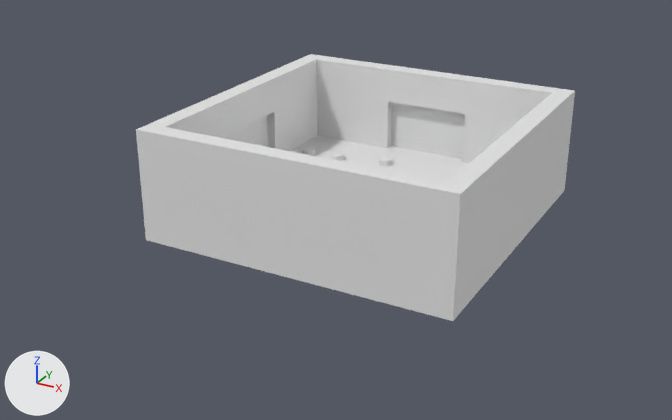
Before and after pictures for a commit that changed the Blender file Resources/levels/stage.blend.
One viewpoint serves both versions: a 50 mm lens placed at (210.0, -419.0, 202.0), pointed at (-10.0, -17.0, 2.0). Every picture has the same lights, and +X, +Y and +Z are marked at lower left.

Script lines for the objects in view, before the commit:
```python
ob_地面 = bpy.data.objects.new('地面', me_立方体_004)
ob_地面.location = (0.0, 0.0, 0.0)
ob_地面.scale = (85.0, 85.0, 5.0)
ob_立方体 = bpy.data.objects.new('立方体', me_立方体)
ob_立方体.location = (-80.0, 55.0, 30.0)
ob_立方体.scale = (5.0, 30.0, 25.0)
ob_立方体_002 = bpy.data.objects.new('立方体.002', me_立方体_002)
ob_立方体_002.location = (-50.0, -80.0, 30.0)
ob_立方体_002.scale = (25.0, 5.0, 25.0)
ob_立方体_003 = bpy.data.objects.new('立方体.003', me_立方体_003)
ob_立方体_003.location = (80.0, -55.0, 30.0)
ob_立方体_003.scale = (5.0, 30.0, 25.0)
ob_立方体_004 = bpy.data.objects.new('立方体.004', me_立方体_011)
ob_立方体_004.location = (50.0, 80.0, 30.0)
ob_立方体_004.scale = (25.0, 5.0, 25.0)
ob_立方体_005 = bpy.data.objects.new('立方体.005', me_立方体_005)
ob_立方体_005.location = (-80.0, -55.0, 30.0)
ob_立方体_005.scale = (5.0, 30.0, 25.0)
ob_立方体_007 = bpy.data.objects.new('立方体.007', me_立方体_009)
ob_立方体_007.location = (50.0, -80.0, 30.0)
ob_立方体_007.scale = (25.0, 5.0, 25.0)
ob_立方体_008 = bpy.data.objects.new('立方体.008', me_立方体_010)
ob_立方体_008.location = (80.0, 55.0, 30.0)
ob_立方体_008.scale = (5.0, 30.0, 25.0)
ob_立方体_016 = bpy.data.objects.new('立方体.016', me_立方体_006)
ob_立方体_016.location = (-80.0, 0.0, 45.0)
ob_立方体_016.scale = (5.0, 25.0, 10.0)
# also in view: '立方体.019' at (0.0, 80.0, 45.0); '立方体.021' at (-82.0, 0.0, 20.0); '立方体.012' at (-50.0, 80.0, 30.0); '立方体.023' at (0.0, -82.0, 20.0); '立方体.018' at (0.0, -80.0, 45.0)
```
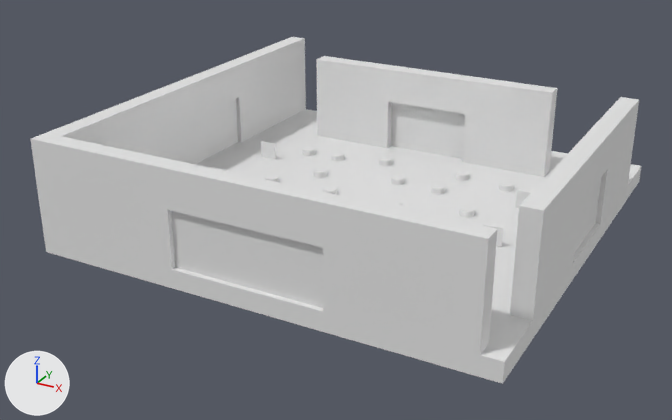
Where the change shows, as pixel boxes (x1, y1, x2, y2) in the pictures (672 x 420 px):
'地面', rescaled (41% wider, 48% taller)
    before: (144, 136, 566, 321)
    after: (44, 109, 641, 384)
'立方体.007', moved, rescaled (53% wider, 20% taller)
    before: (332, 162, 446, 296)
    after: (323, 194, 498, 355)
'立方体.002', moved, rescaled (35% wider, 11% taller)
    before: (152, 127, 249, 247)
    after: (46, 136, 177, 269)
'立方体.003', moved
    before: (433, 147, 509, 301)
    after: (510, 159, 585, 321)
'立方体.023', moved, rescaled (63% wider, 21% taller)
    before: (239, 190, 332, 270)
    after: (171, 211, 323, 308)
'立方体.018', moved, rescaled (61% wider, 29% taller)
    before: (238, 143, 343, 210)
    after: (164, 161, 334, 248)
'立方体.005', moved, rescaled (44% wider, 11% taller)
    before: (136, 98, 225, 226)
    after: (30, 96, 159, 238)
'立方体', moved, rescaled (27% wider, 9% taller)
    before: (260, 54, 323, 151)
    after: (226, 37, 306, 143)
'立方体.008', moved
    before: (524, 88, 575, 210)
    after: (592, 97, 639, 224)
'立方体.016', moved, rescaled (52% wider, 18% taller)
    before: (210, 76, 274, 136)
    after: (141, 63, 239, 134)
'立方体.017', moved
    before: (489, 117, 542, 190)
    after: (563, 128, 612, 204)
'立方体.020', moved
    before: (502, 158, 539, 247)
    after: (574, 178, 601, 253)
'立方体.021', unchanged, uncovered by the edit
    before: (225, 116, 268, 147)
    after: (157, 99, 238, 164)

The change, as a diff of the scene's bpy script:
```diff
--- a/Resources/levels/stage.blend.py
+++ b/Resources/levels/stage.blend.py
@@ ob_立方体 @@
 ob_立方体 = bpy.data.objects.new('立方体', me_立方体)
-ob_立方体.location = (-80.0, 55.0, 30.0)
-ob_立方体.scale = (5.0, 30.0, 25.0)
+ob_立方体.location = (-115.0, 80.0, 30.0)
+ob_立方体.scale = (5.0, 40.0, 25.0)
@@ ob_立方体_002 @@
 ob_立方体_002 = bpy.data.objects.new('立方体.002', me_立方体_002)
-ob_立方体_002.location = (-50.0, -80.0, 30.0)
-ob_立方体_002.scale = (25.0, 5.0, 25.0)
+ob_立方体_002.location = (-75.0, -115.0, 30.0)
+ob_立方体_002.scale = (35.0, 5.0, 25.0)
@@ ob_立方体_003 @@
 ob_立方体_003 = bpy.data.objects.new('立方体.003', me_立方体_003)
-ob_立方体_003.location = (80.0, -55.0, 30.0)
+ob_立方体_003.location = (115.0, -55.0, 30.0)
 ob_立方体_003.scale = (5.0, 30.0, 25.0)
@@ ob_地面 @@
 ob_地面.location = (0.0, 0.0, 0.0)
-ob_地面.scale = (85.0, 85.0, 5.0)
+ob_地面.scale = (120.0, 120.0, 5.0)
@@ ob_立方体_005 @@
 ob_立方体_005 = bpy.data.objects.new('立方体.005', me_立方体_005)
-ob_立方体_005.location = (-80.0, -55.0, 30.0)
-ob_立方体_005.scale = (5.0, 30.0, 25.0)
+ob_立方体_005.location = (-115.0, -80.0, 30.0)
+ob_立方体_005.scale = (5.0, 40.0, 25.0)
@@ ob_立方体_007 @@
 ob_立方体_007 = bpy.data.objects.new('立方体.007', me_立方体_009)
-ob_立方体_007.location = (50.0, -80.0, 30.0)
-ob_立方体_007.scale = (25.0, 5.0, 25.0)
+ob_立方体_007.location = (75.0, -115.0, 30.0)
+ob_立方体_007.scale = (35.0, 5.0, 25.0)
@@ ob_立方体_008 @@
 ob_立方体_008 = bpy.data.objects.new('立方体.008', me_立方体_010)
-ob_立方体_008.location = (80.0, 55.0, 30.0)
+ob_立方体_008.location = (115.0, 55.0, 30.0)
 ob_立方体_008.scale = (5.0, 30.0, 25.0)
@@ ob_立方体_016 @@
 ob_立方体_016 = bpy.data.objects.new('立方体.016', me_立方体_006)
-ob_立方体_016.location = (-80.0, 0.0, 45.0)
-ob_立方体_016.scale = (5.0, 25.0, 10.0)
+ob_立方体_016.location = (-115.0, 0.0, 45.0)
+ob_立方体_016.scale = (5.0, 40.0, 10.0)
@@ ob_立方体_017 @@
 ob_立方体_017 = bpy.data.objects.new('立方体.017', me_立方体_007)
-ob_立方体_017.location = (80.0, 0.0, 45.0)
+ob_立方体_017.location = (115.0, 0.0, 45.0)
 ob_立方体_017.scale = (5.0, 25.0, 10.0)
@@ ob_立方体_018 @@
 ob_立方体_018 = bpy.data.objects.new('立方体.018', me_立方体_019)
-ob_立方体_018.location = (0.0, -80.0, 45.0)
-ob_立方体_018.scale = (25.0, 5.0, 10.0)
+ob_立方体_018.location = (0.0, -115.0, 45.0)
+ob_立方体_018.scale = (40.0, 5.0, 10.0)
@@ ob_立方体_020 @@
 ob_立方体_020 = bpy.data.objects.new('立方体.020', me_立方体_021)
-ob_立方体_020.location = (82.5, 0.0, 20.0)
+ob_立方体_020.location = (115.0, 0.0, 20.0)
 ob_立方体_020.scale = (2.5, 25.0, 15.0)
@@ ob_立方体_023 @@
 ob_立方体_023 = bpy.data.objects.new('立方体.023', me_立方体_024)
-ob_立方体_023.location = (0.0, -82.5, 20.0)
-ob_立方体_023.scale = (25.0, 2.5, 15.0)
+ob_立方体_023.location = (0.0, -115.0, 20.0)
+ob_立方体_023.scale = (40.0, 2.5, 15.0)
```
